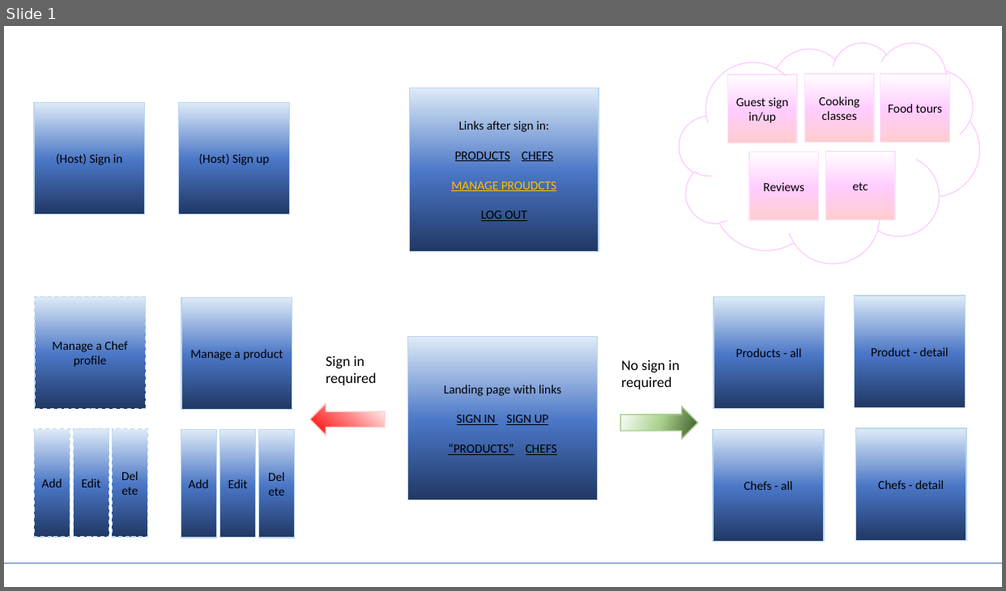
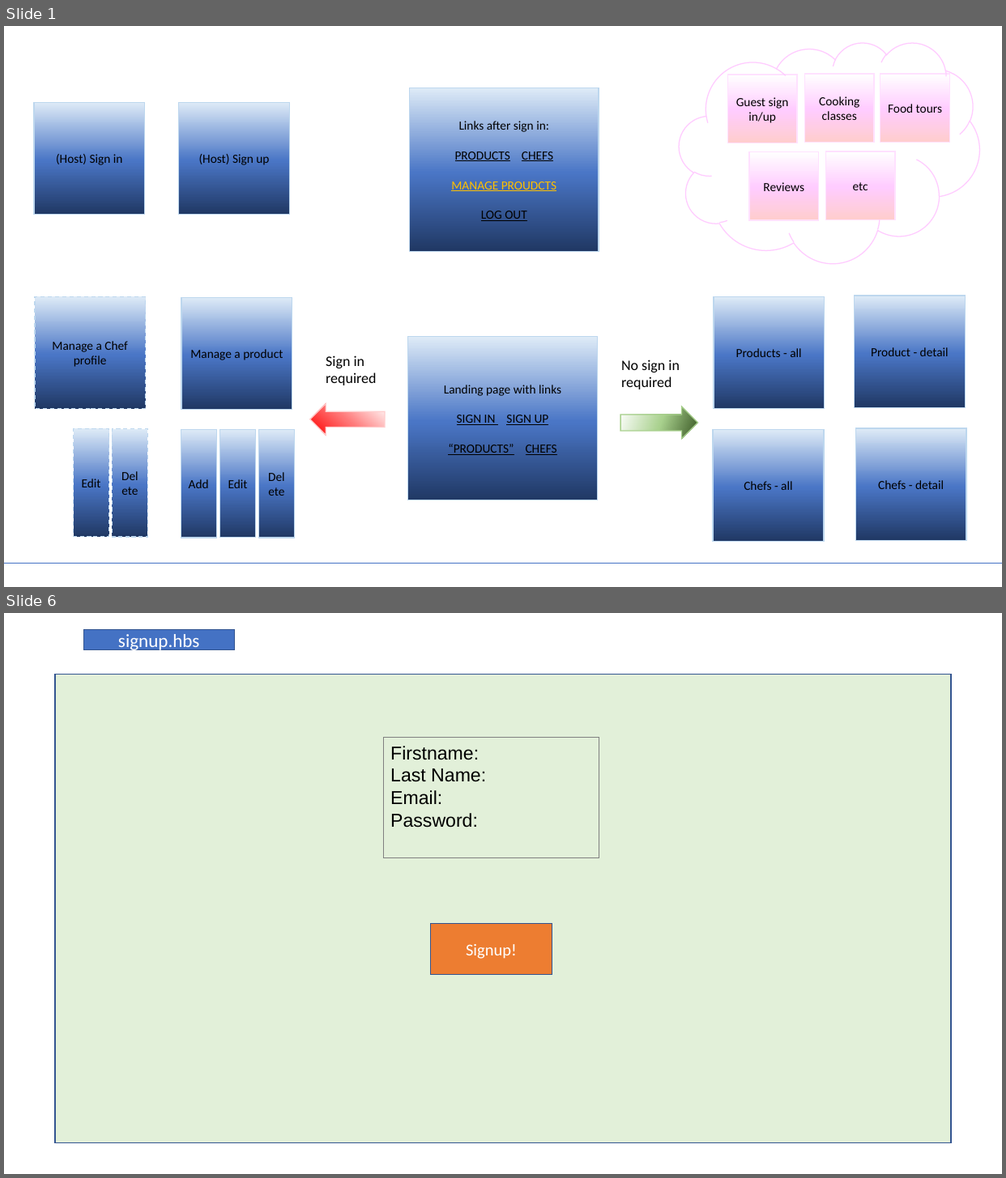
Before and after one commit to sdubois90/Second-project, a slide deck: Working plan/Project plan.pptx. Shown one above the other, each under a label of ours: slide 1 before the commit, slides 1 and 6 after it; the slides between them are not shown. The pictures are 1006x591 and 1006x1178 pixels, drawn with LibreOffice and Linux fonts; fonts in the diff are those of the drawing. Boxes give left, top, right and bottom in pixels: in the first picture for what was removed or moved away, otherwise in the second. Text is boxed around its words. In the diff, an @@ line names an element or a change of style, - is before the commit and + after.

```diff
--- a/Working plan/Project plan.pptx
+++ b/Working plan/Project plan.pptx
@@ slide 6 added at (x1=4, y1=613, x2=1002, y2=1174), background #FFFFFF @@
@@ rectangle added at (x1=84, y1=629, x2=235, y2=650), fill #4472C4, outline #325491 1 pt, 18 pt, text #FFFFFF @@
+signup.hbs
@@ rectangle added at (x1=55, y1=675, x2=951, y2=1144), fill #E2F0D9, outline #325491 1 pt @@
@@ rectangle added at (x1=384, y1=737, x2=600, y2=858), outline #808080 0.75 pt, 18 pt, text #000000 @@
+Firstname:
+Last Name:
+Email:
+Password:
@@ rectangle added at (x1=431, y1=924, x2=552, y2=974), fill #ED7D31, outline #325491 1 pt, 16 pt, text #FFFFFF @@
+Signup!
@@ slide 1 changed as well @@
@@ rectangle removed at (x1=34, y1=429, x2=70, y2=537) @@
-Add
```
Also in this commit, not shown: 1 other slide changed, 9 other slides added, 8 other files.
